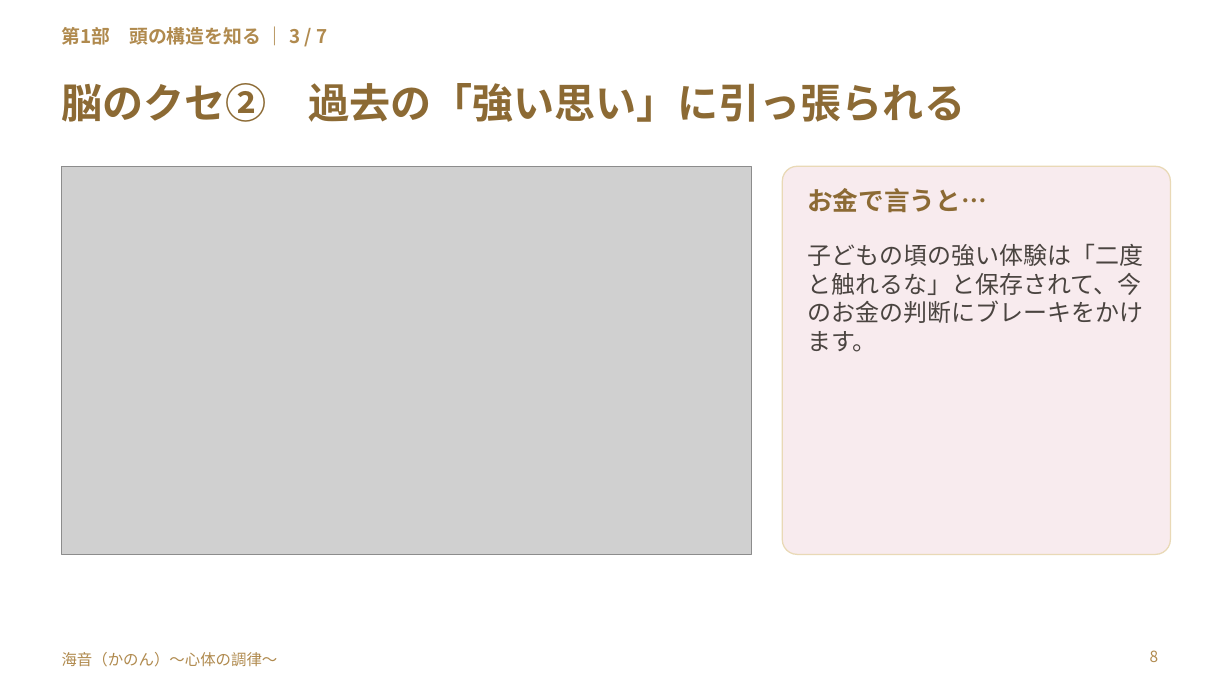
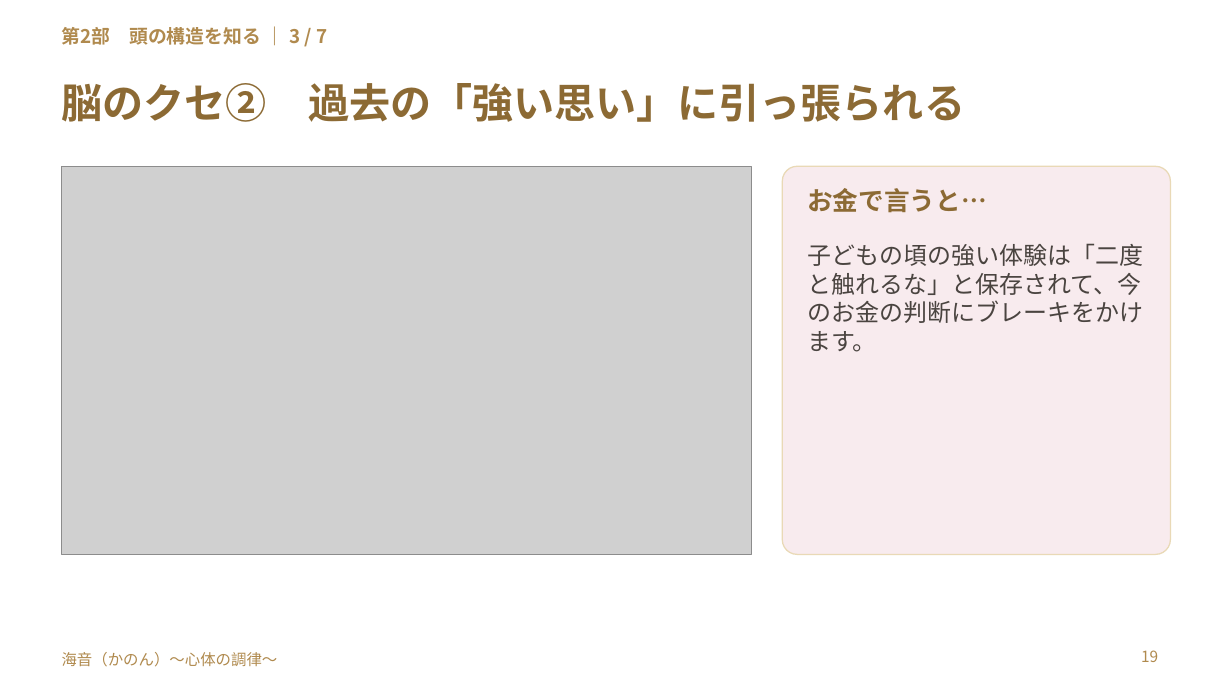
Before and after one commit to y-takahashi-cmd/MyBrain, a slide deck: slide 19 of 20_Projects/海音_心体の調律/単発/仁部あきえさん/20261028_仁部あきえさん_お金のブロック単発セッション.pptx (slide 8 before the commit). Drawn at 1232x693 pixels with LibreOffice and Linux fonts; fonts in the diff are those of the drawing; grey boxes stand for pictures. Boxes give left, top, right and bottom in pixels: in the first picture for what was removed or moved away, otherwise in the second. Text is boxed around its words. In the diff, an @@ line names an element or a change of style, - is before the commit and + after.

```diff
--- a/20_Projects/海音_心体の調律/単発/仁部あきえさん/20261028_仁部あきえさん_お金のブロック単発セッション.pptx
+++ b/20_Projects/海音_心体の調律/単発/仁部あきえさん/20261028_仁部あきえさん_お金のブロック単発セッション.pptx
@@ text at <box>62,27,327,45</box>: text changed @@
-第1部 頭の構造を知る ｜ 3 / 7
+第2部 頭の構造を知る ｜ 3 / 7
@@ page number at <box>1141,650,1158,662</box>: text changed @@
-8
+19
```
Also in this commit, not shown: 11 other slides changed, 2 slides added, 1 other file.
